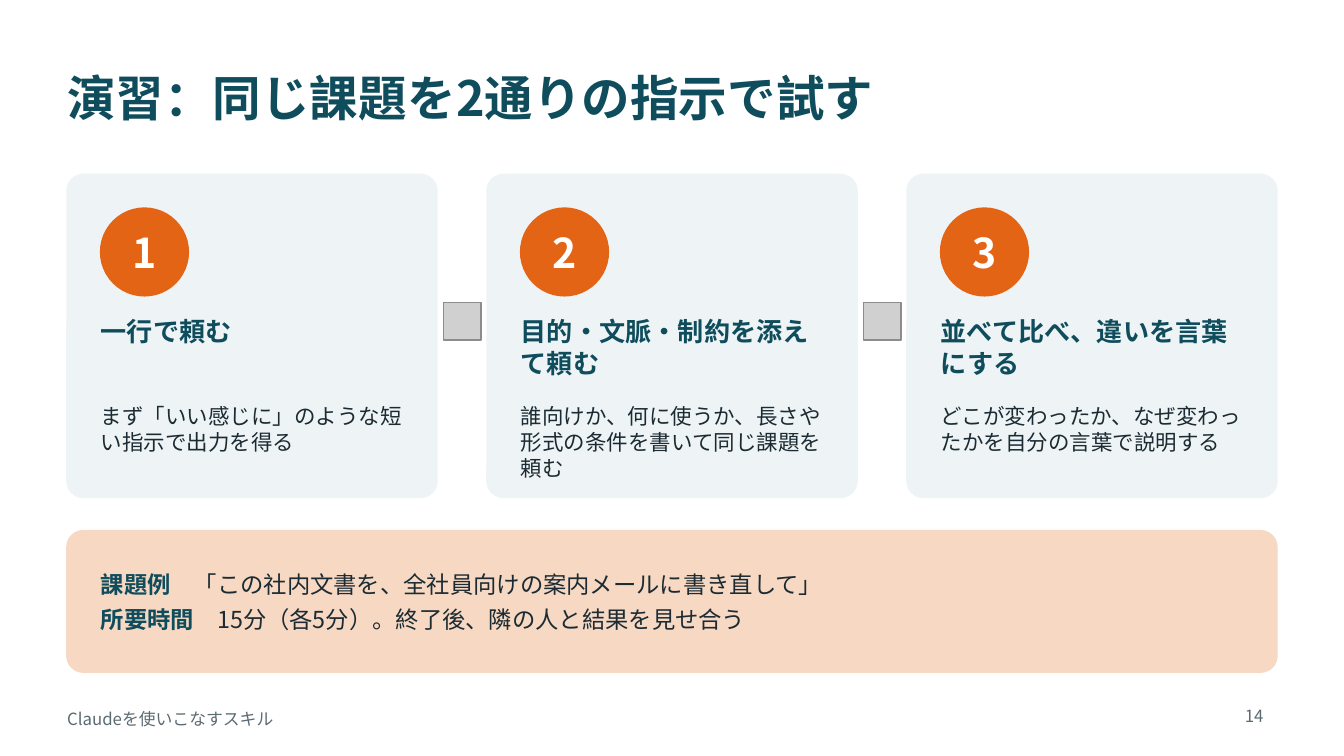
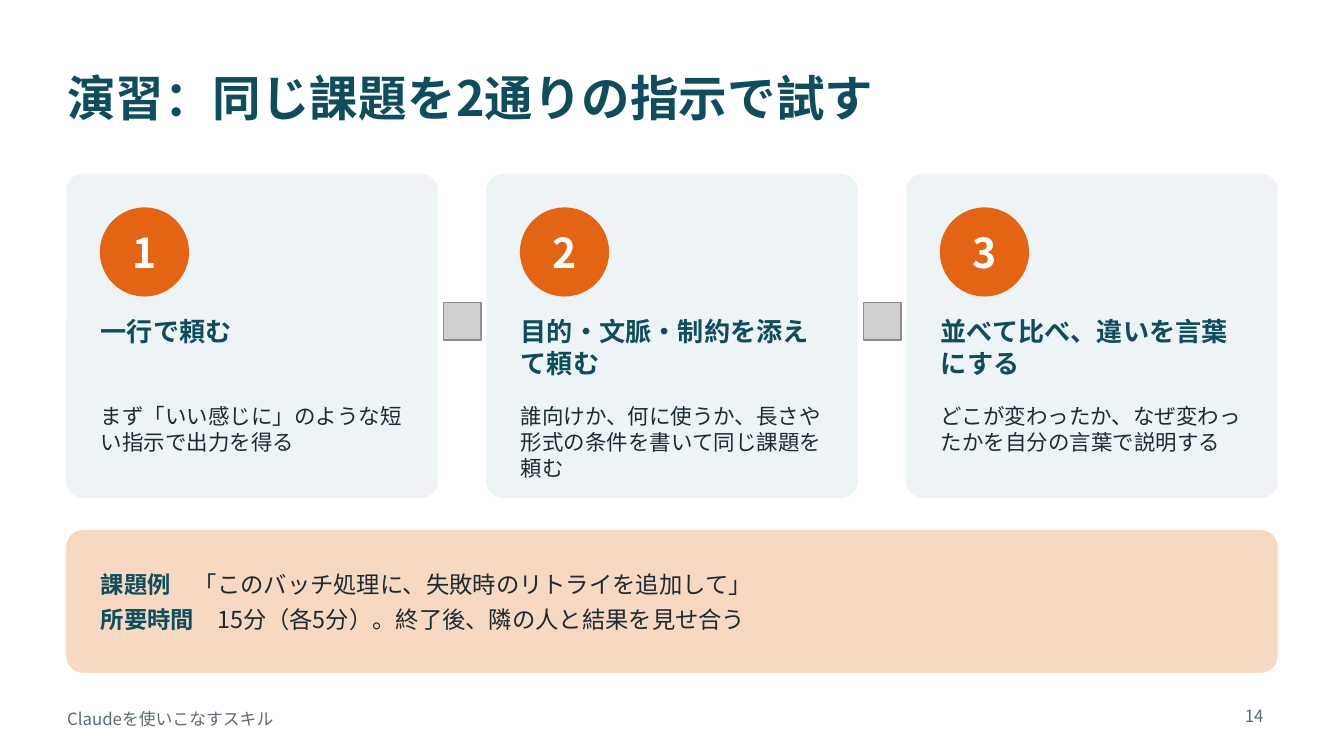
Before and after one commit to moto-k77/hello-world, a slide deck: slide 14 of claude-skills-lecture.pptx. Drawn at 1344x756 pixels with LibreOffice and Linux fonts; fonts in the diff are those of the drawing; grey boxes stand for pictures. Boxes give left, top, right and bottom in pixels: in the first picture for what was removed or moved away, otherwise in the second. Text is boxed around its words. In the diff, an @@ line names an element or a change of style, - is before the commit and + after.

```diff
--- a/claude-skills-lecture.pptx
+++ b/claude-skills-lecture.pptx
@@ text at bbox=[101, 569, 752, 599]: text changed @@
-課題例 「この社内文書を、全社員向けの案内メールに書き直して」
+課題例 「このバッチ処理に、失敗時のリトライを追加して」
```
Also in this commit, not shown: 8 other slides changed, 2 other files.
